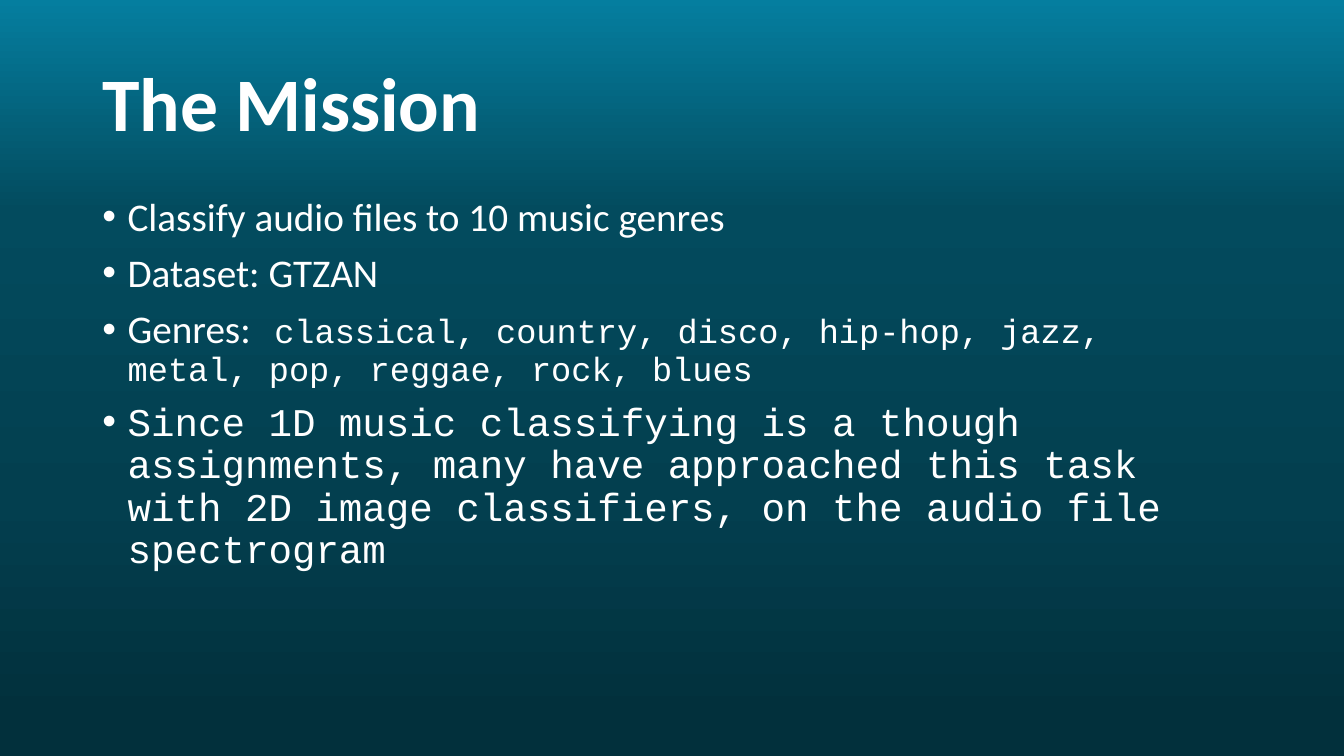
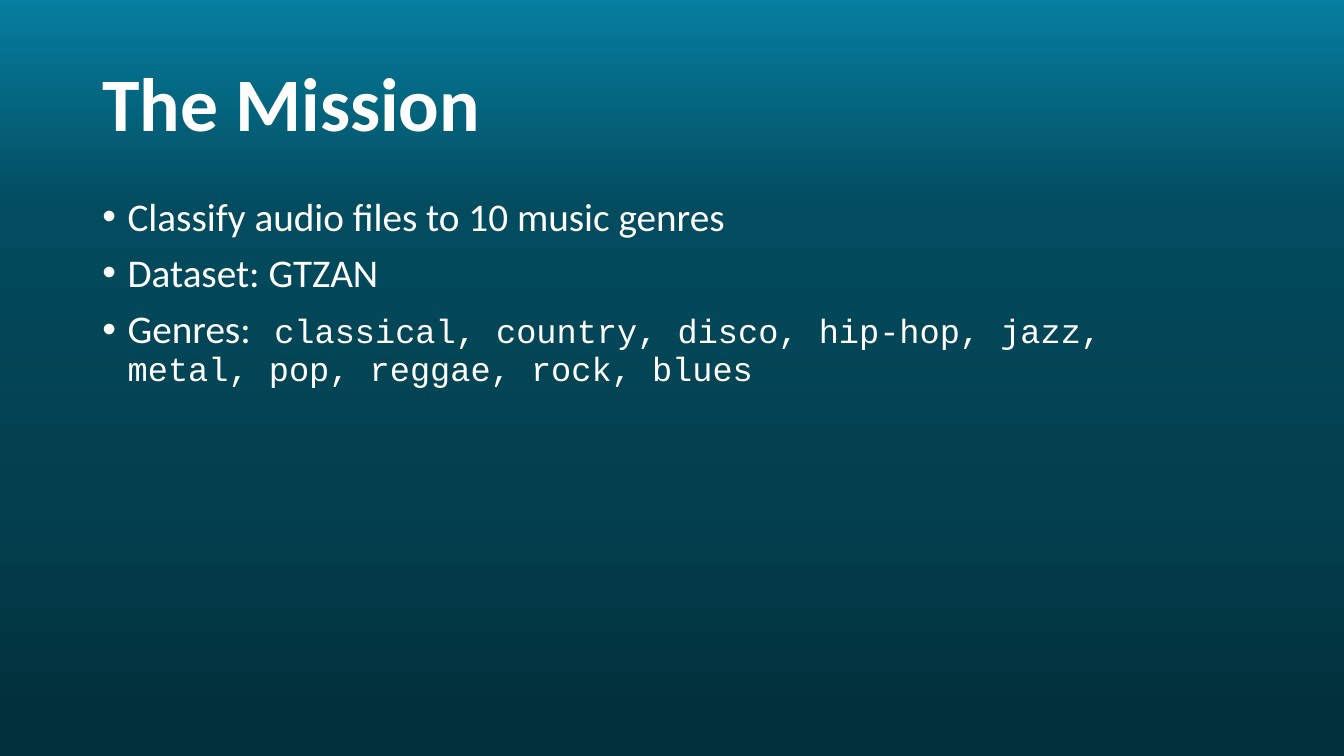
Before and after one commit to Rotem-and-Noam/Ada-STFT, a slide deck: slide 2 of images/AdaSTFT.pptx. Drawn at 1344x756 pixels with LibreOffice and Linux fonts; fonts in the diff are those of the drawing; background and template pictures are left out. Boxes give left, top, right and bottom in pixels: in the first picture for what was removed or moved away, otherwise in the second. Text is boxed around its words. In the diff, an @@ line names an element or a change of style, - is before the commit and + after.

Commit message:
added to presentation

```diff
--- a/images/AdaSTFT.pptx
+++ b/images/AdaSTFT.pptx
@@ text at box(128, 408, 1161, 571): paragraph removed @@
-• Since 1D music classifying is a though assignments, many have approached this task with 2D image classifiers, on the audio file spectrogram
```
Also in this commit, not shown: 1 slide added.
